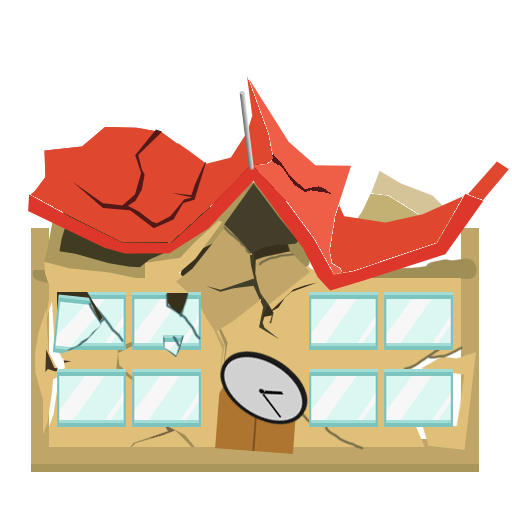
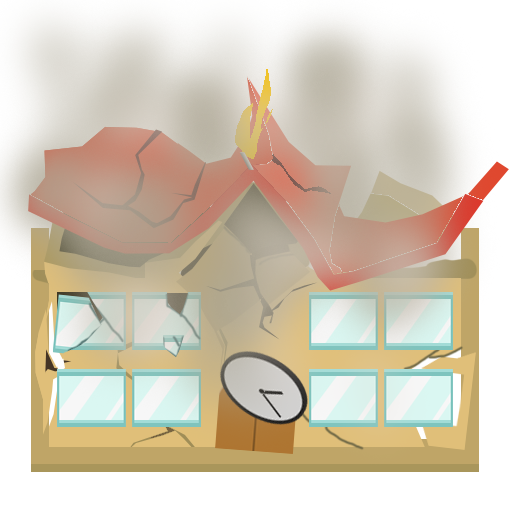
Comparing the layer stacks of the two 512 × 512 images. Changes:
added layer "FUMOS" above "13" over [0, 0, 486, 450]
painted on "Layer 6" over [239, 91, 254, 170]
added layer "Layer 22" above "Layer 11" over [235, 69, 273, 159]
